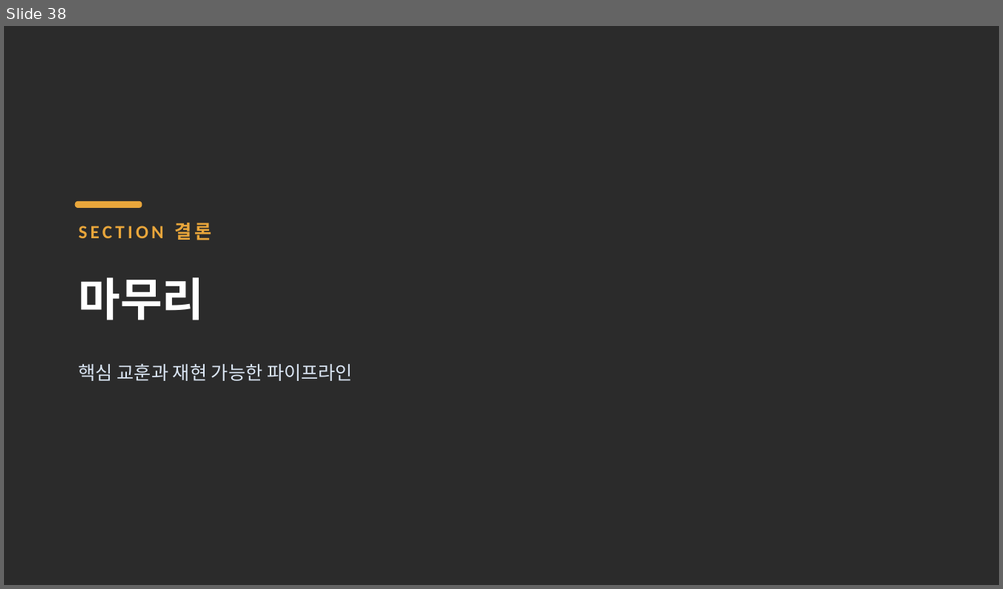
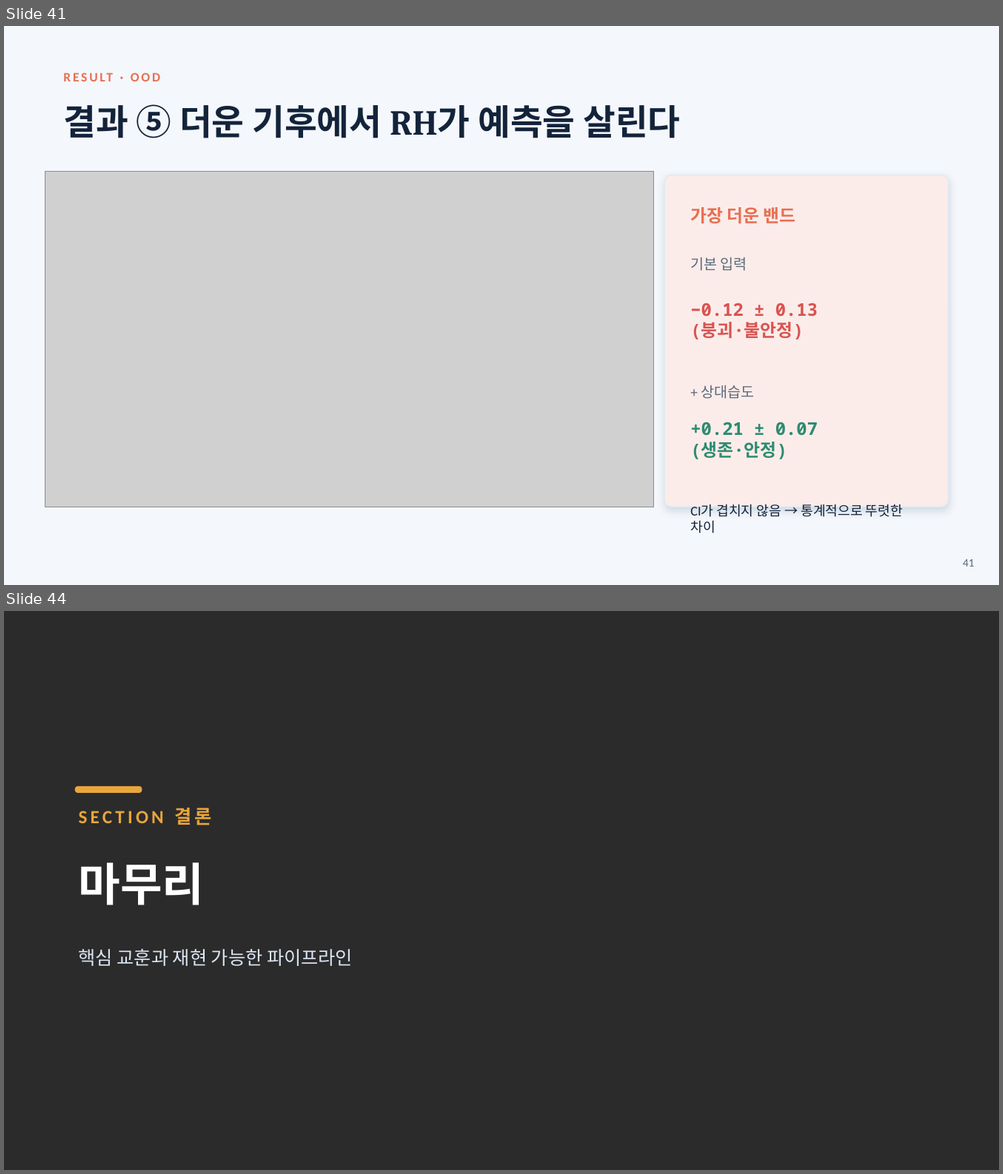
Before and after one commit to ohmycoding1/climsim, a slide deck: presentations/ClimSim_전처리분석.pptx. Shown one above the other, each under a label of ours: slide 38 before the commit, slides 41 and 44 after it; the slides between them are not shown. The pictures are 1003x589 and 1003x1174 pixels, drawn with LibreOffice and Linux fonts; fonts in the diff are those of the drawing; grey boxes stand for pictures; background and template pictures are left out; a plain dark background stands for a picture behind light text. Boxes give left, top, right and bottom in pixels: in the first picture for what was removed or moved away, otherwise in the second. Text is boxed around its words. In the diff, an @@ line names an element or a change of style, - is before the commit and + after.

```diff
--- a/presentations/ClimSim_전처리분석.pptx
+++ b/presentations/ClimSim_전처리분석.pptx
@@ slide 41 added at (x1=4, y1=26, x2=999, y2=585), background #F4F7FB @@
@@ text added at (x1=57, y1=63, x2=728, y2=90), 12.5 pt, text #E76F51, bold @@
+RESULT · OOD
@@ text added at (x1=63, y1=104, x2=680, y2=138), 34 pt, text #13233A, bold @@
+결과 ⑤ 더운 기후에서 RH가 예측을 살린다
@@ picture added at (x1=45, y1=172, x2=653, y2=507) @@
@@ rounded rectangle added at (x1=664, y1=175, x2=948, y2=507), fill #FBECEA, outline #E2E9F1 1 pt @@
@@ text added at (x1=690, y1=207, x2=902, y2=534), 17 pt, text #13233A, bold @@
+가장 더운 밴드
+기본 입력
+−0.12 ± 0.13
+(붕괴·불안정)
++ 상대습도
++0.21 ± 0.07
+(생존·안정)
+CI가 겹치지 않음 → 통계적으로 뚜렷한 차이
@@ text added at (x1=962, y1=560, x2=974, y2=567), 11 pt, text #5A6B7B @@
+41
@@ what was slide 38 is now slide 44 @@
```
Also in this commit, not shown: 2 slides changed, 5 other slides added.
